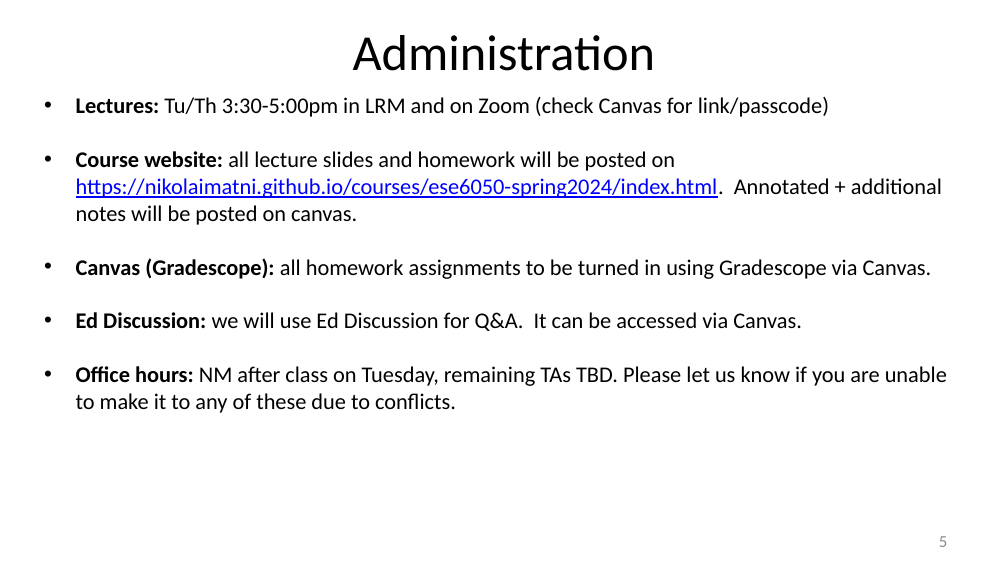
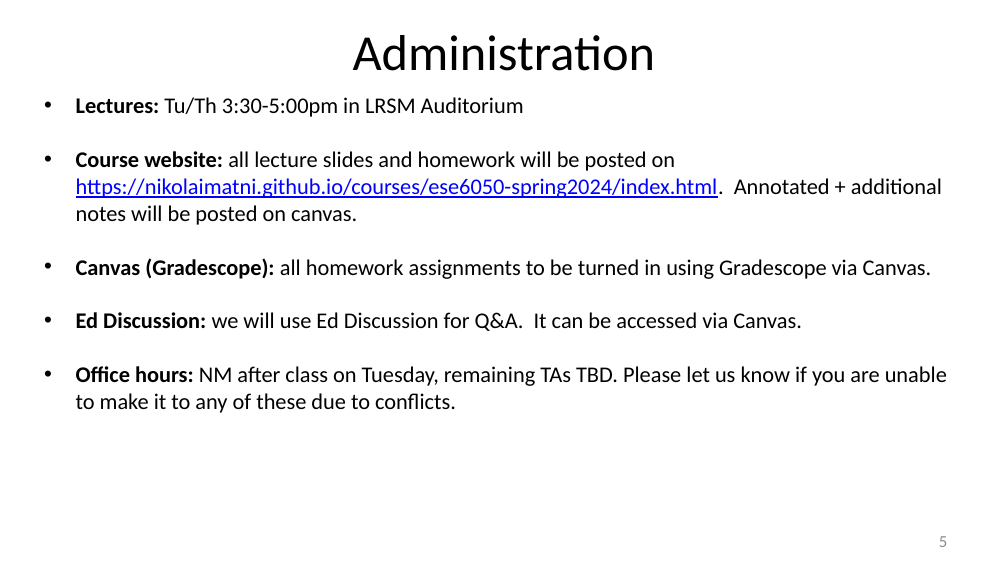
Before and after one commit to nikolaimatni/nikolaimatni.github.io, a slide deck: slide 6 of courses/ese6050-spring2024/lecture-slides/logistics.pptx. Drawn at 1008x567 pixels with LibreOffice and Linux fonts; fonts in the diff are those of the drawing. Boxes give left, top, right and bottom in pixels: in the first picture for what was removed or moved away, otherwise in the second. Text is boxed around its words. In the diff, an @@ line names an element or a change of style, - is before the commit and + after.

```diff
--- a/courses/ese6050-spring2024/lecture-slides/logistics.pptx
+++ b/courses/ese6050-spring2024/lecture-slides/logistics.pptx
@@ text at (x1=76, y1=97, x2=524, y2=117): text changed @@
-• Lectures: Tu/Th 3:30-5:00pm in LRM and on Zoom (check Canvas for link/passcode)
+• Lectures: Tu/Th 3:30-5:00pm in LRSM Auditorium
```
